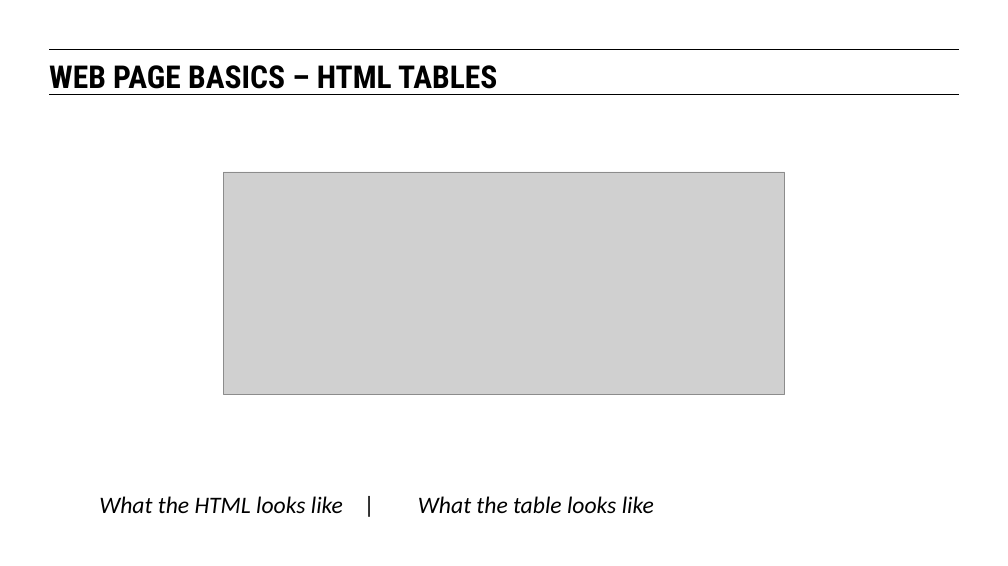
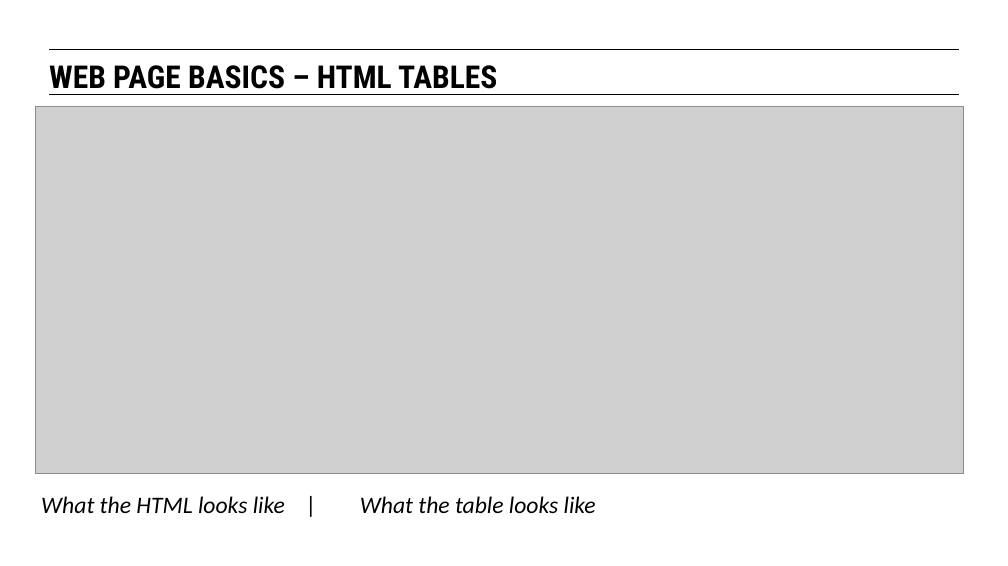
Before and after one commit to sambrowning91/CHI-DS-3, a slide deck: slide 23 of classes/lesson-03/slides/03-web-based-data-collection-methods.pptx. Drawn at 1008x566 pixels with LibreOffice and Linux fonts; fonts in the diff are those of the drawing; grey boxes stand for pictures. Boxes give left, top, right and bottom in pixels: in the first picture for what was removed or moved away, otherwise in the second. Text is boxed around its words. In the diff, an @@ line names an element or a change of style, - is before the commit and + after.

```diff
--- a/classes/lesson-03/slides/03-web-based-data-collection-methods.pptx
+++ b/classes/lesson-03/slides/03-web-based-data-collection-methods.pptx
@@ picture: place and size @@
-picture at bbox=[223, 172, 785, 395]
+picture at bbox=[36, 107, 963, 474]
@@ text "What the HTML looks like ...": place and size @@
-text "What the HTML looks like ..." at bbox=[99, 496, 654, 513]
+text "What the HTML looks like ..." at bbox=[41, 496, 596, 513]
```
Also in this commit, not shown: 2 other slides changed, 1 other file.
